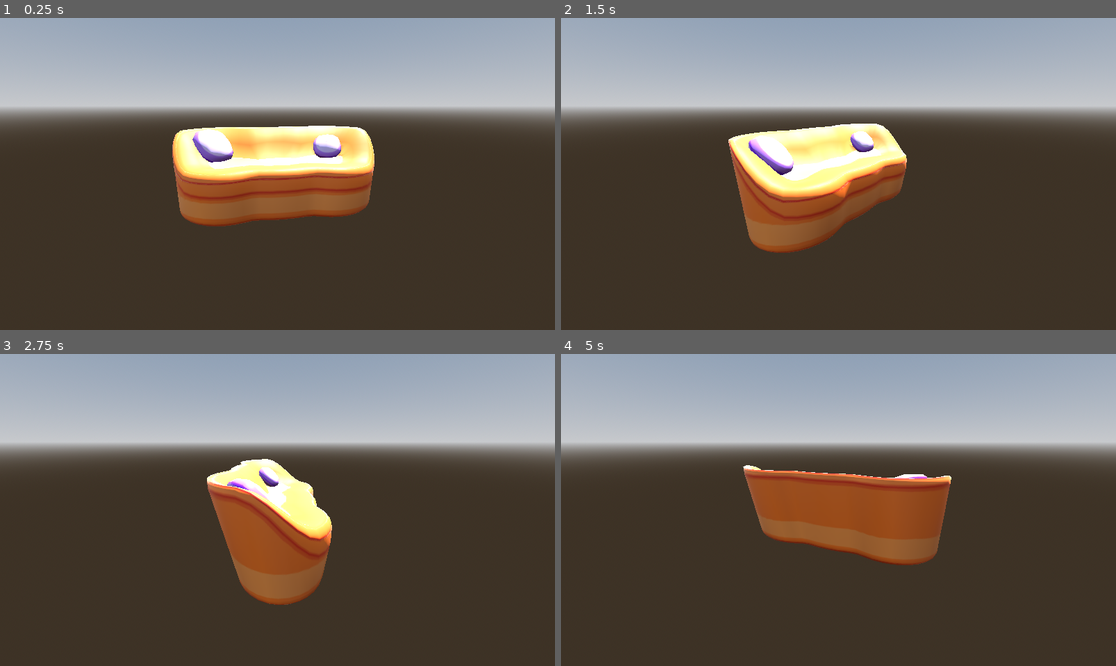
Above: before the commit, frames 1-4 (two rows, left to right).
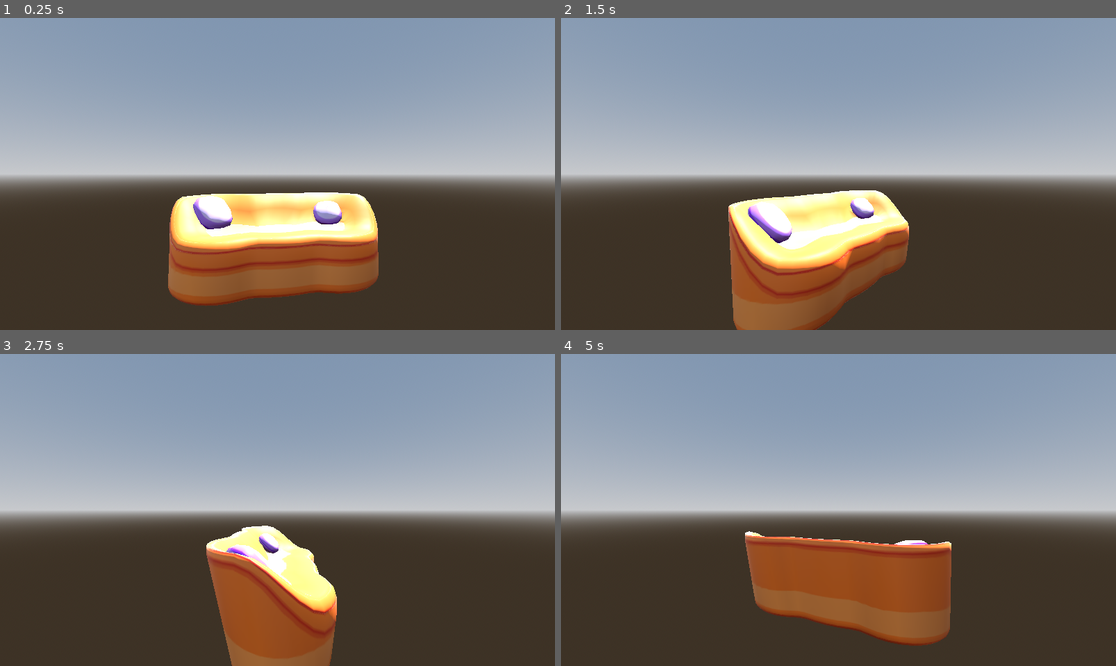
Above: after the commit, the same moments.

Repository: ZenRepublic/FurniShop
Game: Godot game, scene res://Nodes/Main.tscn
Two runs of this game, one before a commit and one after it. Both use one fixed random seed, a clock stepped at 60 frames per second and the inputs below.
Inputs (mouse positions are in pixels of both pictures, inside the frame that each line leads up to):
- Up to frame 1 (0.25 s): no input
- Up to frame 2 (1.5 s): move the mouse to (960, 158) at 0.52 s; click (960, 158) at 0.67 s; move the mouse to (727, 189) at 1.27 s; click (727, 189) at 1.42 s
- Up to frame 3 (2.75 s): move the mouse to (333, 441) at 2.02 s; click (333, 441) at 2.17 s
- Up to frame 4 (5 s): move the mouse to (810, 572) at 2.77 s; click (810, 572) at 2.92 s; move the mouse to (1005, 556) at 3.52 s; click (1005, 556) at 3.67 s; move the mouse to (672, 463) at 4.27 s; click (672, 463) at 4.42 s

The runs differ from the first frame. In frame 1, 59% of the frame differs, in the area x 0-100%, y 7-93%; in frame 2, 58%; in frame 3, 54%; in frame 4, 57%.

Commit message:
Update Main.tscn

Diff:
--- a/Nodes/Main.tscn
+++ b/Nodes/Main.tscn
@@ -32,4 +32,4 @@
 defaultRotationSpeed = 0.6
 
 [node name="Camera3D" type="Camera3D" parent="."]
-transform = Transform3D(1, 0, 0, 0, 0.948324, 0.317305, 0, -0.317305, 0.948324, 0, 1.278, 2.483)
+transform = Transform3D(1, 0, 0, 0, 1, 0, 0, 0, 1, 0, 1.278, 2.483)
